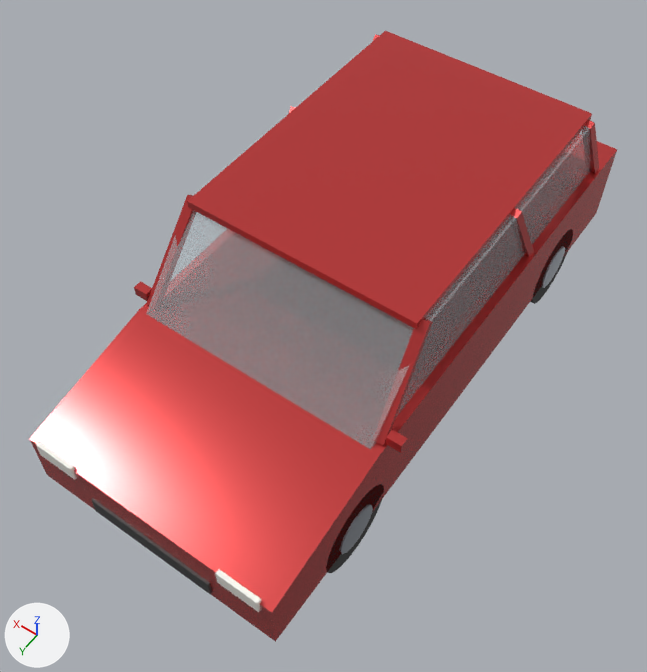
Before and after pictures for a commit that changed the glTF model modules/assets/internal/models/vehicle/vehicle.car.hatchback_red.glb.
Both versions are drawn from a camera (50 mm lens) standing at (-2.1, 3.29, 5.13) and looking at (0.0, 0.35, 0.52). Lighting does not change. The marker at lower left points along +X, +Y and +Z. The older version comes first.

In view in the first picture: 'main__car_red', 'main__glass', 'main__light_emitter', 'main__plastic_black', 'main__steel_painted' and 1 more.
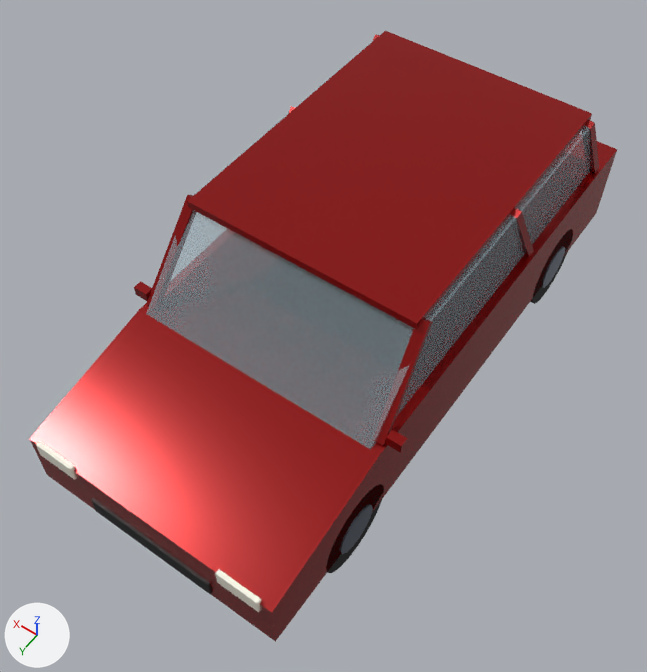
Diff of the bpy script that builds the scene:
```diff
--- a/modules/assets/internal/models/vehicle/vehicle.car.hatchback_red.glb.py
+++ b/modules/assets/internal/models/vehicle/vehicle.car.hatchback_red.glb.py
@@ mat_car_red @@
 mat_car_red = principled_material('car_red')
-mat_car_red.base_color = (0.6, 0.05, 0.05)  # red #cb3f3f
+mat_car_red.base_color = (0.319, 0.0039, 0.0039)  # red #990d0d
 mat_car_red.metallic = 0.5
```

Changed parts and their boxes (x1, y1, x2, y2) in the pictures (647 x 672 px):
'main__car_red', recoloured (darker)
    both: (30, 31, 617, 642)
